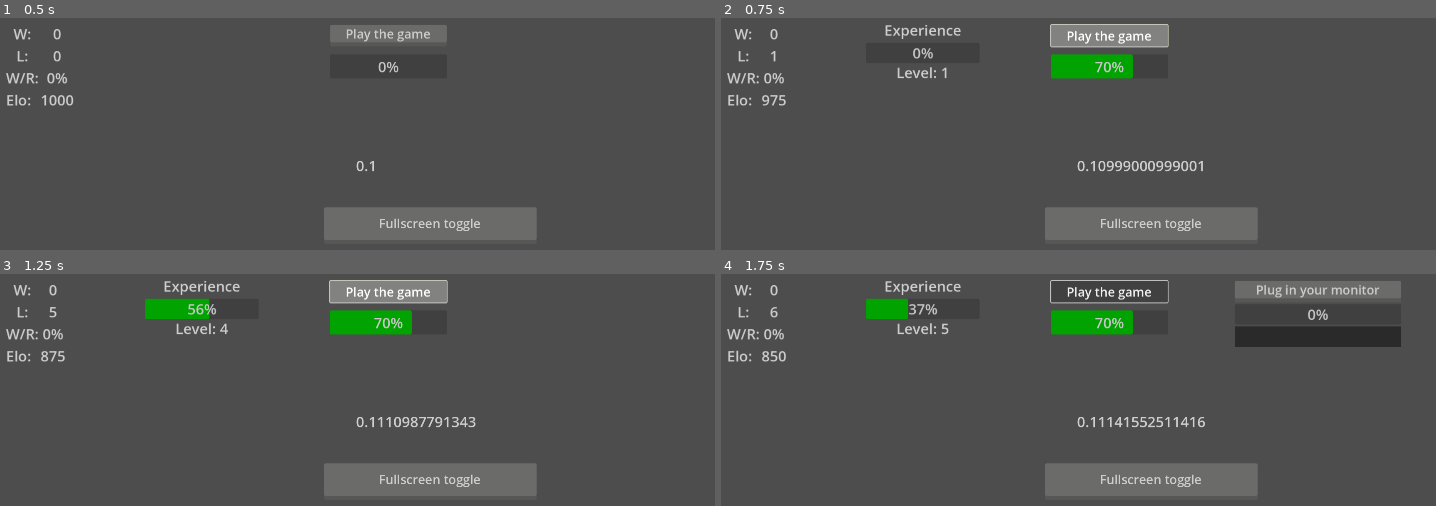
Above: before the commit, frames 1-4 (two rows, left to right).
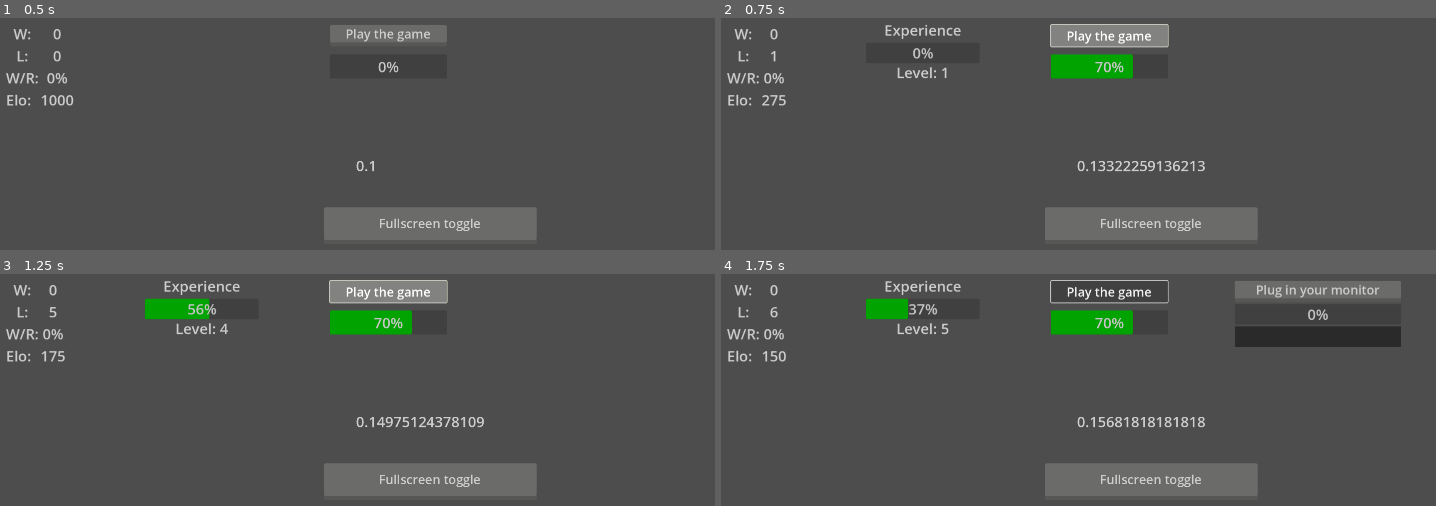
Above: after the commit, the same moments.

Repository: Rycerzklanu/moba_incremental
Game: Godot game, scene res://Scenes/main.tscn
Two runs of this game, one before a commit and one after it. Both use one fixed random seed, a clock stepped at 60 frames per second and the inputs below.
Inputs:
- Up to frame 1 (0.5 s): no input
- Up to frame 2 (0.75 s): click "Play the game" at 0.5 s
- Up to frame 3 (1.25 s): no input
- Up to frame 4 (1.75 s): click "Play the game" at 1.25 s

Frame 1 is identical in both runs. In frame 2, 0.3% of the frame differs, in the area x 5-68%, y 33-66%; in frame 3, 0.4%; in frame 4, 0.3%.

Commit message:
Removed redundant comments, set elo to 300

Diff:
--- a/Scenes/Elo_amount.gd
+++ b/Scenes/Elo_amount.gd
@@ -1,11 +1,9 @@
 extends Label
 
-#declare the elo variable
-var elo = 1000.0
 
-#after each loss, take away 25 elo
-#if elo is less than 100, reset (this avoids dividing by 0 in the winrate formula)
-#and prevents quite the catastrophic crash (maybe I should just add 1 to the formula for safety?)
+var elo = 300
+
+
 func _on_tab_1ui_progbar_full_l():
 	elo -= 25
 	set_text(str(elo))
--- a/Scenes/Skills_flavor_text.gd
+++ b/Scenes/Skills_flavor_text.gd
@@ -2,8 +2,6 @@
 
 var count = 0
 
-#after a skill is learned, set the flavor text to the appropiate label
-#based on the number in the if statement in the Skills_container node
 func _on_learn_skill_prog_bar_skill_progbar_full():
 	count += 1
 	if count in [1,2,13,19,47,62,63]:
--- a/Scenes/tab_1ui.tscn
+++ b/Scenes/tab_1ui.tscn
@@ -319,7 +319,7 @@
 [connection signal="progbar_full_w" from="." to="Play_game_ProgBar/GridContainer/Elo_amount" method="_on_tab_1ui_progbar_full_w"]
 [connection signal="progbar_full_w" from="." to="Player_exp_ProgBar" method="_on_tab_1ui_progbar_full_w"]
 [connection signal="button_stop1" from="Play_game_ProgBar" to="Play_game_ProgBar/Play_game" method="_on_play_game_prog_bar_button_stop_1"]
-[connection signal="valchanged" from="Play_game_ProgBar" to="." method="_on_play_game_prog_bar_valchanged"]
+[connection signal="game_over" from="Play_game_ProgBar" to="." method="_on_play_game_prog_bar_game_over"]
 [connection signal="toggled" from="Play_game_ProgBar/Play_game" to="Play_game_ProgBar" method="_on_play_game_toggled"]
 [connection signal="toggled" from="Play_game_ProgBar/Play_game" to="Skills_container/Learn_skill_ProgBar" method="_on_play_game_toggled"]
 [connection signal="timeout" from="Play_game_ProgBar/Timer" to="Play_game_ProgBar" method="_on_timer_timeout"]
--- a/Scripts/UI_1/Learn_skill_ProgBar.gd
+++ b/Scripts/UI_1/Learn_skill_ProgBar.gd
@@ -1,6 +1,5 @@
 extends ProgressBar
 
-#declare a signal for when the progress bar is full and the skill is learned
 signal skill_progbar_full
 
 #declare a signal used to stop the button when the play_game button is pressed
@@ -21,7 +20,6 @@
 	$Timer.start()
 	value += 30
 
-#if the progress bar is full reset to 0 (no overflow) and emit the full signal to other nodes
 func _process(_delta):
 	if value == 100:
 		emit_signal("skill_progbar_full")
--- a/Scripts/UI_1/Play_game_PB.gd
+++ b/Scripts/UI_1/Play_game_PB.gd
@@ -1,7 +1,6 @@
 extends ProgressBar
 
-#define signal for when value is reset to 0
-signal valchanged
+signal game_over
 
 #define signal that will be emitted when the "Learn skill" button is pressed
 #the signal will cause the "Play game" button to unpress and stop the game progress
@@ -11,25 +10,20 @@
 	if button_pressed:
 		emit_signal("button_stop1")
 
-#when the "Play_game" button is pressed, starts the timer and keeps on playingg
-#the game
+
 func _on_play_game_toggled(button_pressed):
 	_on_timer_timeout()
 	if !button_pressed:
 		$Timer.stop()
 
-#the specific function responsible for the timer restarts
+#the function responsible for the timer restarts
 func _on_timer_timeout():
 	$Timer.start()
 	value += 70
 
-#every frame check if the value is equal to 100 (max, no excess value
-#is transferred over to the next game)
-#if value equal to 100 is detected - reset it and emit the valchanged signal
-#that means the game has ended - this signal should be renamed as it's
-#name is misleading
+
 func _process(_delta):
 	if value == 100:
 		value -= 100
 		set_value_no_signal(value)
-		emit_signal("valchanged")
+		emit_signal("game_over")
--- a/Scripts/UI_1/Player_exp_ProgBar.gd
+++ b/Scripts/UI_1/Player_exp_ProgBar.gd
@@ -1,14 +1,13 @@
 extends ProgressBar
 
-#the two functions increment exp based on the game result, wins give more than losses
+
 func _on_tab_1ui_progbar_full_l():
 	value += 100
 
 func _on_tab_1ui_progbar_full_w():
 	value += 300
 
-#checks every frame for the max value (allows it to go over the limit and overflow into the next exp level)
-#then increases the max exp value, slowing down leveling
+
 func _process(_delta):
 	if value >= max_value:
 		value -= max_value
--- a/Scripts/UI_1/Skills_container.gd
+++ b/Scripts/UI_1/Skills_container.gd
@@ -1,10 +1,9 @@
 extends GridContainer
 
-#declare a variable that will serve as a skill level counter
+
 var skill_level_check = 0
 
 
-#on skill progbar fullfillment, switch the text on the button to the next skill
 func _on_learn_skill_prog_bar_skill_progbar_full():
 	skill_level_check += 1
 
@@ -136,4 +135,3 @@
 		$Learn_skill.set_text("Practice scouting")
 	if skill_level_check == 64:
 		$Learn_skill.set_text("Practice efficient recall timing")
-	# Add more skills and descriptions here...
--- a/Scripts/UI_1/SoloQ_L_amount.gd
+++ b/Scripts/UI_1/SoloQ_L_amount.gd
@@ -1,7 +1,6 @@
 extends Label
 var value = 0
 
-#if the game is lost, increment the amount of losses
 func _on_tab_1ui_progbar_full_l():
 	value += 1
 	set_text(str(value))
--- a/Scripts/UI_1/SoloQ_W_amount.gd
+++ b/Scripts/UI_1/SoloQ_W_amount.gd
@@ -1,7 +1,7 @@
 extends Label
 var value = 0
 
-#if the game is won, increment the amount of wins
+
 func _on_tab_1ui_progbar_full_w():
 	value += 1
 	set_text(str(value))
--- a/Scripts/UI_1/Tab1UI.gd
+++ b/Scripts/UI_1/Tab1UI.gd
@@ -1,15 +1,12 @@
 extends Control
 
-#declare the fullscreen switch variable
 var fullscreen_val = 0
+var wchance = 0.10
 
-# declare the base win chance variable
-var wchance = 0.10
-#declare signals for game win and game loss events
 signal progbar_full_w
 signal progbar_full_l
 
-#hide everything on startup besides the play game button
+
 #note: WR and stuff should also be hidden but isn't currently
 func _ready():
 	$Player_exp_ProgBar.hide()
@@ -37,12 +34,9 @@
 		fullscreen_val = 0
 
 #calculate the result of the game based on current elo and skills
-func _on_play_game_prog_bar_valchanged():
+func _on_play_game_prog_bar_game_over():
 	wchance = 0.1 + (0.1 * $Skills_container.skill_level_check + 1) * 10 / ($Play_game_ProgBar/GridContainer/Elo_amount.elo + 1)
 
-	#picks a random number between 0 and 1, if the win chance variable
-	#is bigger than the picked number, the game is won
-	#else the game is lost
 	if randf() < wchance:
 		emit_signal("progbar_full_w")
 	else:
